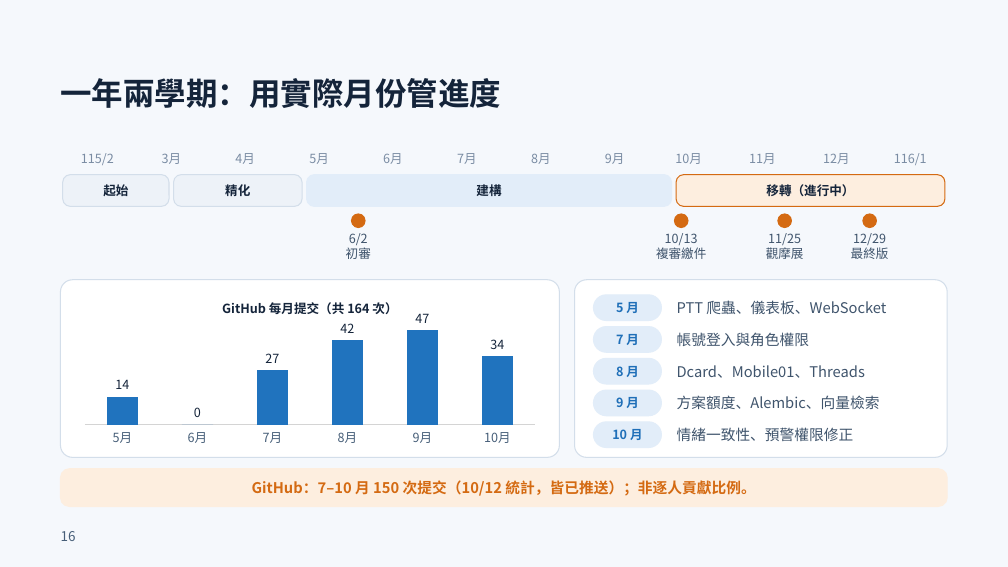
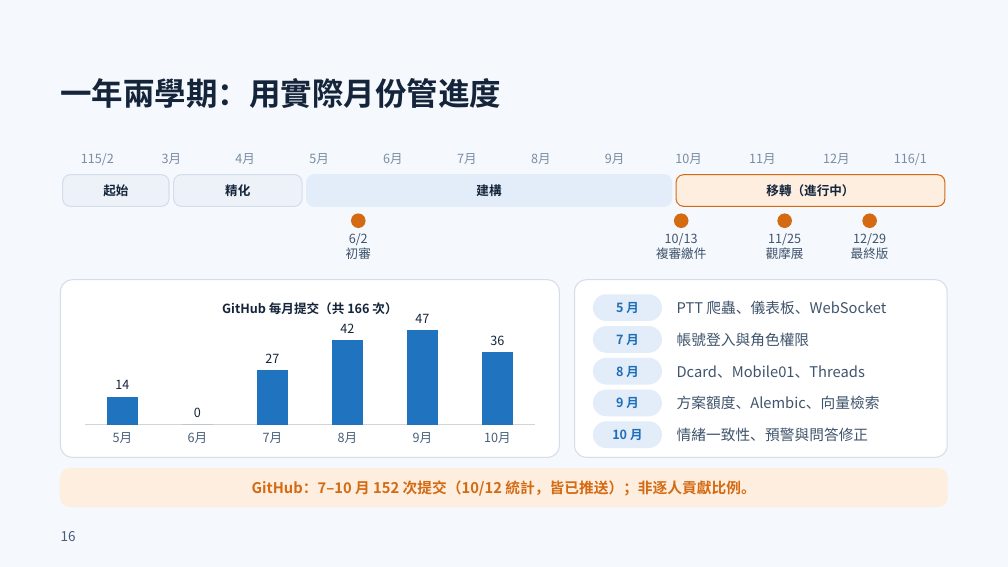
Before and after one commit to xujiaquan05/115405, a slide deck: slide 16 of output/ppt-review-20261011/final/MeBOD_複審簡報_第二輪修訂版.pptx. Drawn at 1008x567 pixels with LibreOffice and Linux fonts; fonts in the diff are those of the drawing. Boxes give left, top, right and bottom in pixels: in the first picture for what was removed or moved away, otherwise in the second. Text is boxed around its words. In the diff, an @@ line names an element or a change of style, - is before the commit and + after.

```diff
--- a/output/ppt-review-20261011/final/MeBOD_複審簡報_第二輪修訂版.pptx
+++ b/output/ppt-review-20261011/final/MeBOD_複審簡報_第二輪修訂版.pptx
@@ column chart at (76,287,544,450) @@
@@ title "GitHub 每月提交（共 164 次） " to "GitHub 每月提交（共 166 次） " @@
@@ Series 1, 10月: 34 to 36 @@
@@ text at (677,427,869,441): text changed @@
-情緒一致性、預警權限修正
+情緒一致性、預警與問答修正
@@ text at (252,480,755,496): text changed @@
-GitHub：7–10 月 150 次提交（10/12 統計，皆已推送）；非逐人貢獻比例。
+GitHub：7–10 月 152 次提交（10/12 統計，皆已推送）；非逐人貢獻比例。
```
Also in this commit, not shown: 1 other slide changed, 3 other files.
